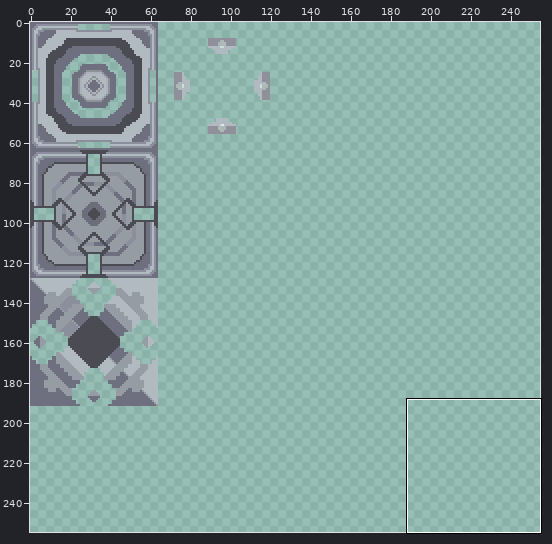
A sprite sheet gets an edit: src/img/sheets/props/MultiTilemachines.png. The picture above shows the old version from afar; the outline marks the close-up.
Close-up. As it was:
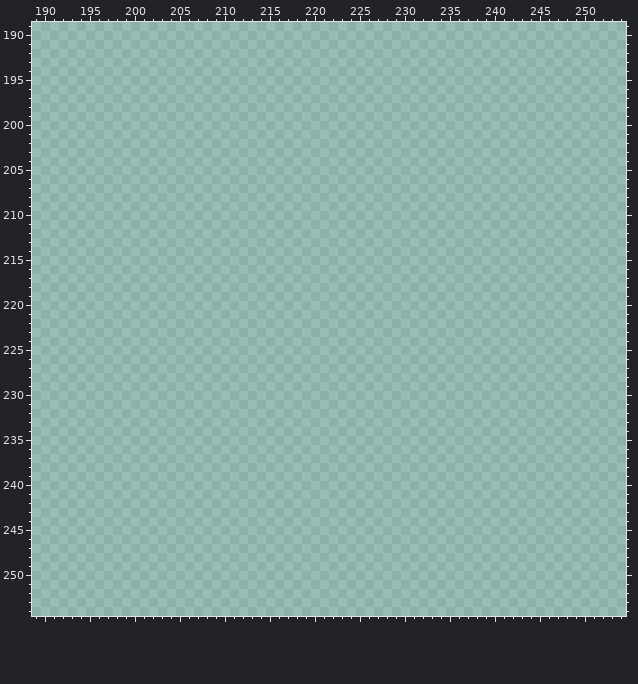
The file is 255x255 pixels. Colours within 5 levels of each other are drawn and written as one. Shown: x 189..254, y 189..254.
Once edited:
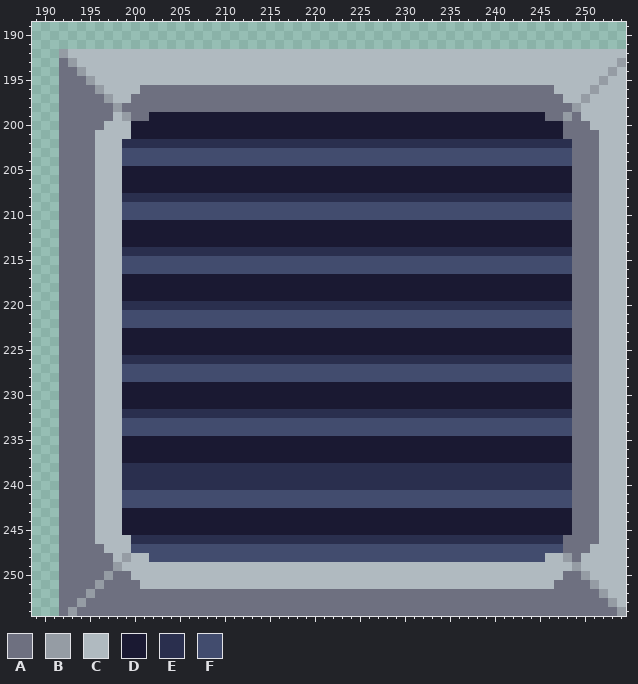
Palette (. is transparent): A #6e7080  B #959ca4  C #b0bac0  D #1a1932  E #2a2f4e  F #424c6e
Difference:
The author put colour A in row 193 at x 192; in row 194 at x 192 to 193; in row 195 at x 192 to 194; in row 196 at x 192 to 195 and 201 to 246; in row 197 at x 192 to 196 and 200 to 247; in row 198 at x 192 to 197 and 199 to 248.
The author put colour A in row 199 at x 192 to 197, 200 to 201, 246 to 247 and 249; in row 200 at x 192 to 196 and 248 to 250; in row 201 at x 192 to 195 and 248 to 251; in rows 202 to 245 at x 192 to 195 and 249 to 251; in row 246 at x 192 to 195 and 248 to 251; in row 247 at x 192 to 196 and 248 to 250.
The author put colour A in row 248 at x 192 to 197 and 249; in row 249 at x 192 to 197; in row 250 at x 192 to 196, 198 to 199 and 248 to 249; in row 251 at x 192 to 195, 197 to 200 and 247 to 250; in row 252 at x 192 to 194 and 196 to 251; in row 253 at x 192 to 193 and 195 to 252.
The author put colour A in row 254 at x 192 and 194 to 253.
The author put colour B in row 192 at x 192; in row 193 at x 193 and 254; in row 194 at x 194 and 253; in row 195 at x 195 and 252; in row 196 at x 196 and 251; in row 197 at x 197 and 250.
The author put colour B in row 198 at x 198 and 249; in row 199 at x 199 and 248; in row 248 at x 199 and 248; in row 249 at x 198 and 249; in row 250 at x 197 and 250; in row 251 at x 196 and 251.
The author put colour B in row 252 at x 195 and 252; in row 253 at x 194 and 253; in row 254 at x 193 and 254.
The author put colour C in row 192 at x 193 to 254; in row 193 at x 194 to 253; in row 194 at x 195 to 252 and 254; in row 195 at x 196 to 251 and 253 to 254; in row 196 at x 197 to 200, 247 to 250 and 252 to 254; in row 197 at x 198 to 199, 248 to 249 and 251 to 254.
The author put colour C in row 198 at x 250 to 254; in row 199 at x 198 and 250 to 254; in row 200 at x 197 to 199 and 251 to 254; in row 201 at x 196 to 199 and 252 to 254; in rows 202 to 245 at x 196 to 198 and 252 to 254; in row 246 at x 196 to 199 and 252 to 254.
The author put colour C in row 247 at x 197 to 199 and 251 to 254; in row 248 at x 198, 200 to 201, 246 to 247 and 250 to 254; in row 249 at x 199 to 248 and 250 to 254; in row 250 at x 200 to 247 and 251 to 254; in row 251 at x 201 to 246 and 252 to 254; in row 252 at x 253 to 254.
The author put colour C in row 253 at x 254.
The author put colour D in row 199 at x 202 to 245; in rows 200 to 201 at x 200 to 247; in rows 205 to 207 at x 199 to 248; in rows 211 to 213 at x 199 to 248; in rows 217 to 219 at x 199 to 248; in rows 223 to 225 at x 199 to 248.
The author put colour D in rows 229 to 231 at x 199 to 248; in rows 235 to 237 at x 199 to 248; in rows 243 to 245 at x 199 to 248.
The author put colour E in row 202 at x 199 to 248; in row 208 at x 199 to 248; in row 214 at x 199 to 248; in row 220 at x 199 to 248; in row 226 at x 199 to 248; in row 232 at x 199 to 248.
The author put colour E in rows 238 to 240 at x 199 to 248; in row 246 at x 200 to 247.
The author put colour F in rows 203 to 204 at x 199 to 248; in rows 209 to 210 at x 199 to 248; in rows 215 to 216 at x 199 to 248; in rows 221 to 222 at x 199 to 248; in rows 227 to 228 at x 199 to 248; in rows 233 to 234 at x 199 to 248.
The author put colour F in rows 241 to 242 at x 199 to 248; in row 247 at x 200 to 247; in row 248 at x 202 to 245.
